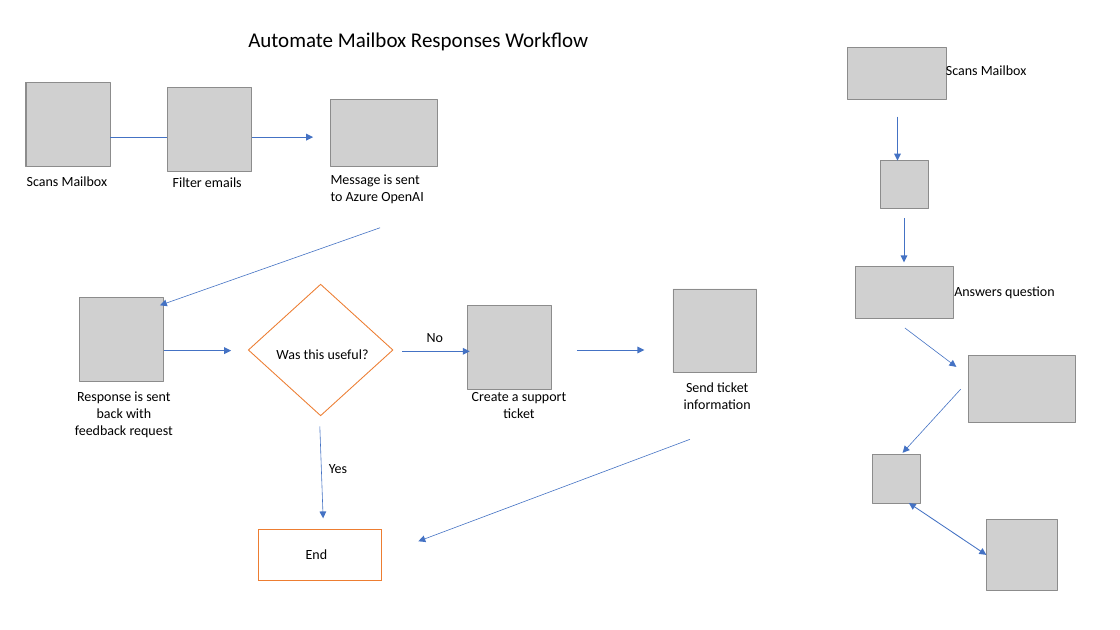
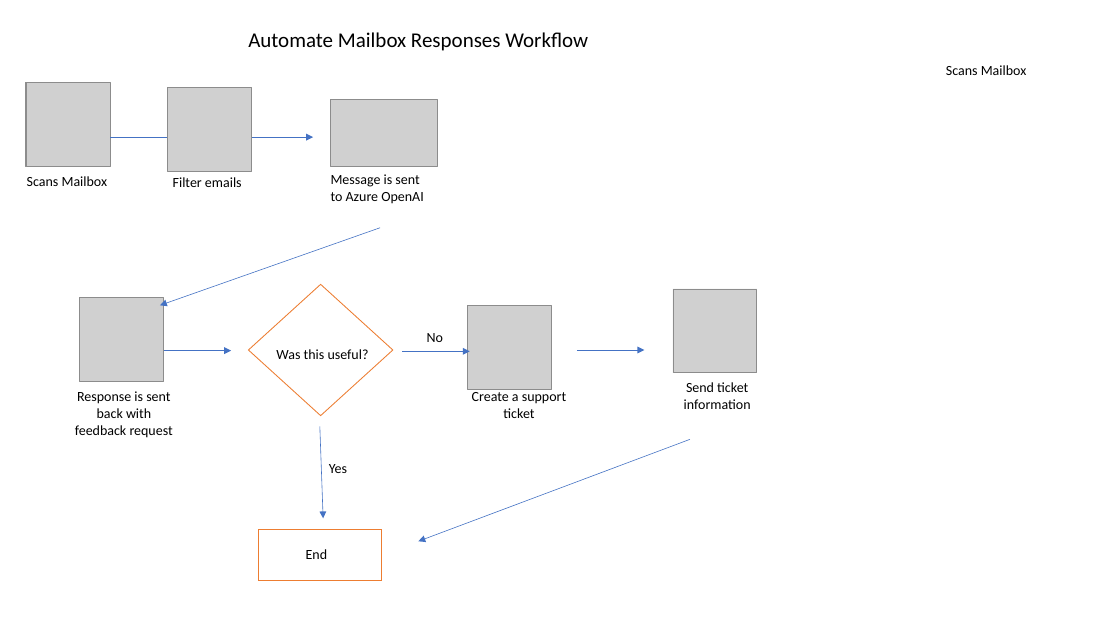
Before and after one commit to microsoft/OpenAIWorkshop, a slide deck: slide 1 of assets.pptx. Drawn at 1120x630 pixels with LibreOffice and Linux fonts; fonts in the diff are those of the drawing; grey boxes stand for pictures. Boxes give left, top, right and bottom in pixels: in the first picture for what was removed or moved away, otherwise in the second. Text is boxed around its words. In the diff, an @@ line names an element or a change of style, - is before the commit and + after.

```diff
--- a/assets.pptx
+++ b/assets.pptx
@@ picture removed at box(848, 48, 946, 100) @@
@@ arrow removed from (898, 117) to (898, 160) @@
@@ picture removed at box(881, 160, 928, 208) @@
@@ arrow removed from (904, 218) to (904, 262) @@
@@ picture removed at box(855, 266, 954, 318) @@
@@ text removed at box(954, 286, 1054, 299) @@
-Answers question
@@ arrow removed from (905, 328) to (957, 367) @@
@@ picture removed at box(969, 356, 1075, 423) @@
@@ arrow removed from (961, 389) to (903, 453) @@
@@ picture removed at box(873, 455, 921, 503) @@
@@ double arrow removed from (909, 503) to (986, 555) @@
@@ picture removed at box(986, 519, 1057, 590) @@
```
Also in this commit, not shown: 1 slide added, 1 other file.
